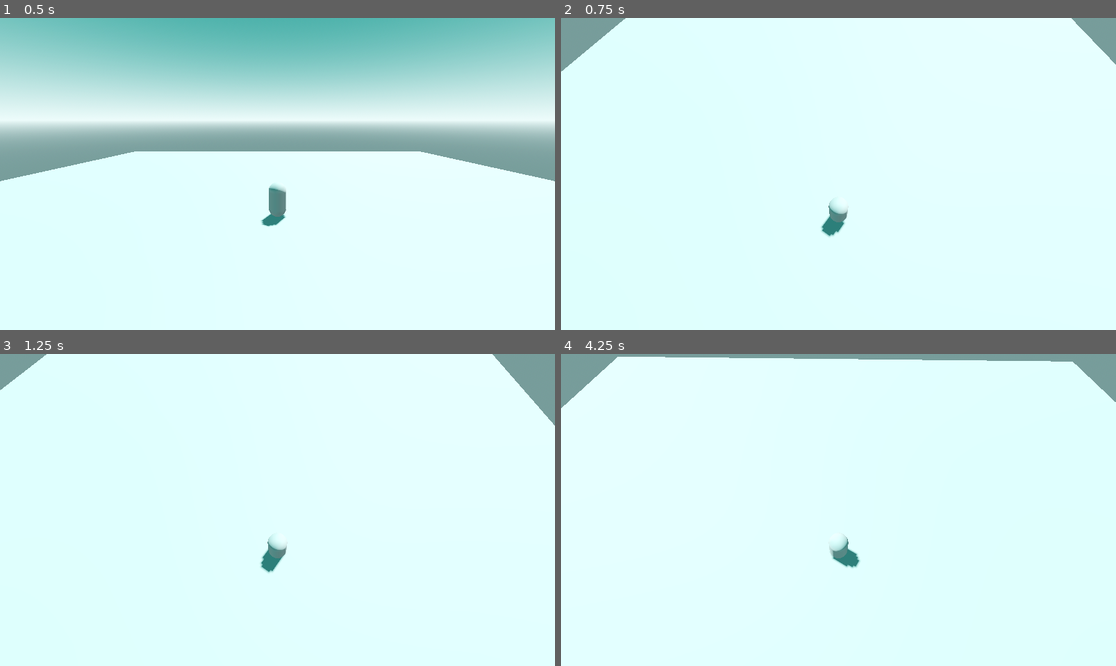
Above: before the commit, frames 1-4 (two rows, left to right).
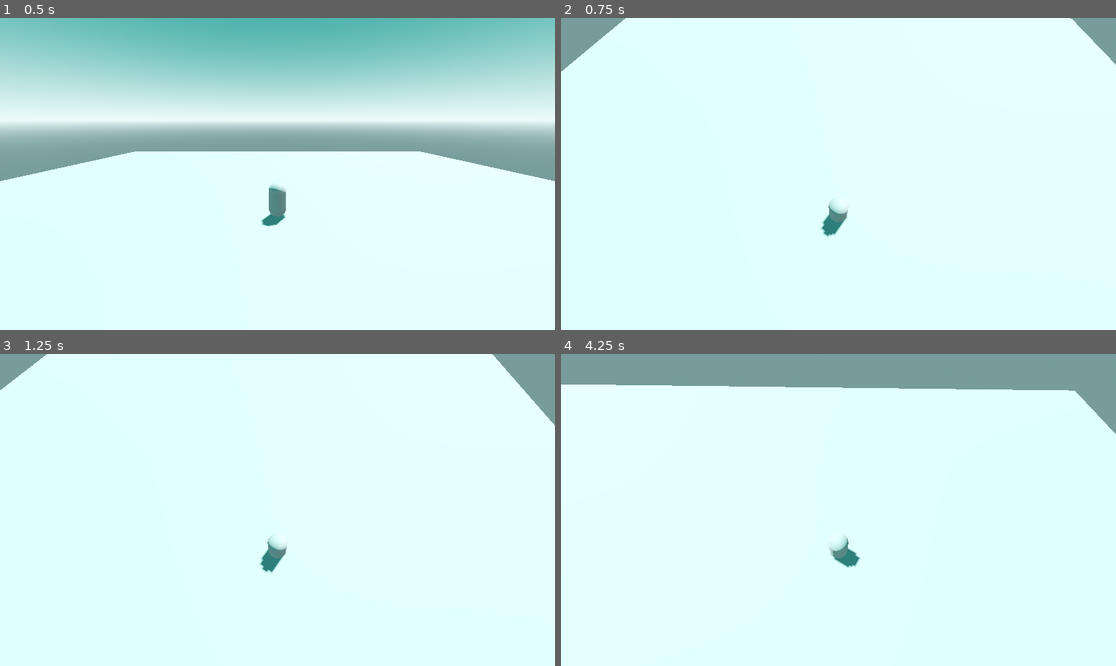
Above: after the commit, the same moments.

Repository: cliff-lilly-jean/botw-clone-v1
Game: Godot game, scene res://scenes/level.tscn
Same seed, same stepped clock (60 frames per second), same inputs: the game is played once before the commit and once after it.
Inputs (mouse positions are in pixels of both pictures, inside the frame that each line leads up to):
- Up to frame 1 (0.5 s): no input
- Up to frame 2 (0.75 s): tap Enter at 0.5 s; move the mouse to (960, 158) at 0.52 s; hold D (right) from 0.53 s (still down)
- Up to frame 3 (1.25 s): keep holding D (right)
- Up to frame 4 (4.25 s): move the mouse to (727, 525) at 1.27 s; release D (right) at 1.28 s; hold S (backward) 1.28-2.03 s; move the mouse to (894, 441) at 2.02 s; hold D (right) 2.03-2.78 s; move the mouse to (810, 572) at 2.77 s; hold W (forward) 2.78-3.53 s; move the mouse to (1005, 556) at 3.52 s; hold A (left) from 3.53 s (still down)

Frame 1 is identical in both runs. In frame 2, less than 0.1% of the frame differs, in the area x 9-99%, y 0-71%; in frame 3, less than 0.1%; in frame 4, 8.7%, in the area x 0-100%, y 0-69%.

Commit message:
addd camera rotation and relative movement to the palyer

Diff:
--- a/scenes/entities/player/player.gd
+++ b/scenes/entities/player/player.gd
@@ -2,10 +2,12 @@
 
 @export var base_speed : float = 4.0
 
+@onready var camera = $CameraController/Camera3D
+
 var movement_input : Vector2 = Vector2.ZERO
 
 func _physics_process(delta: float) -> void:
-	movement_input = Input.get_vector("left", "right", "forward", "backward")
+	movement_input = Input.get_vector("left", "right", "forward", "backward").rotated(-camera.global_rotation.y)
 	velocity = Vector3(movement_input.x, 0, movement_input.y) * base_speed
 
 	move_and_slide()
